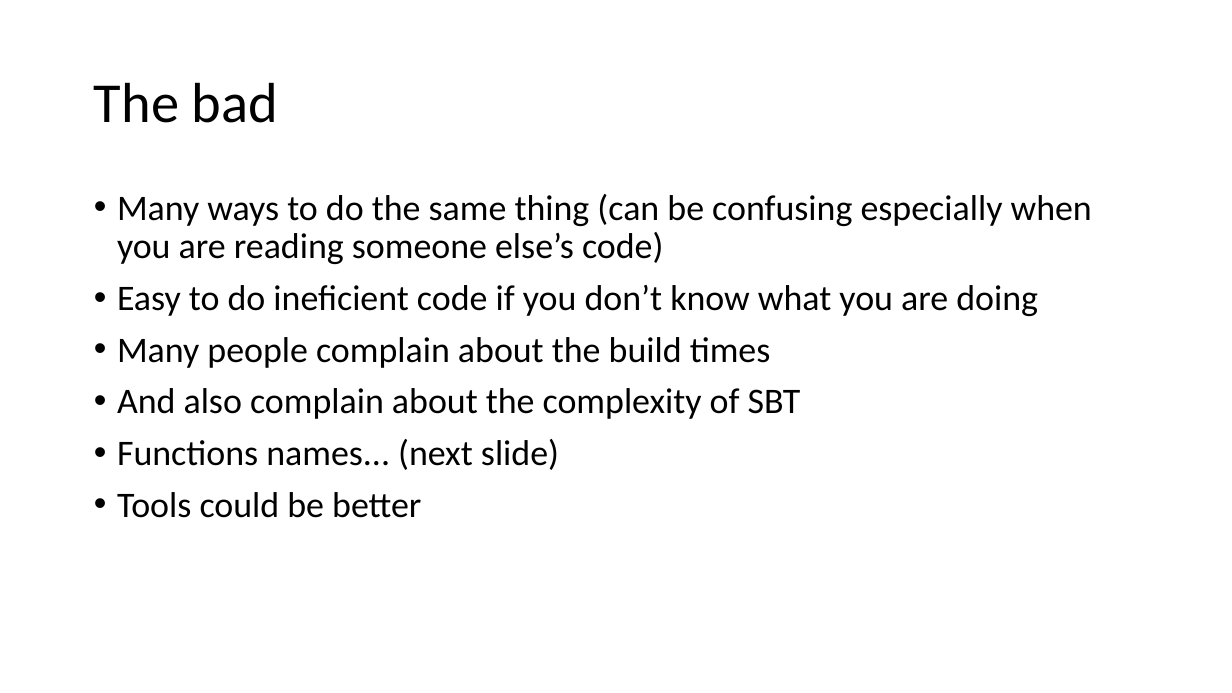
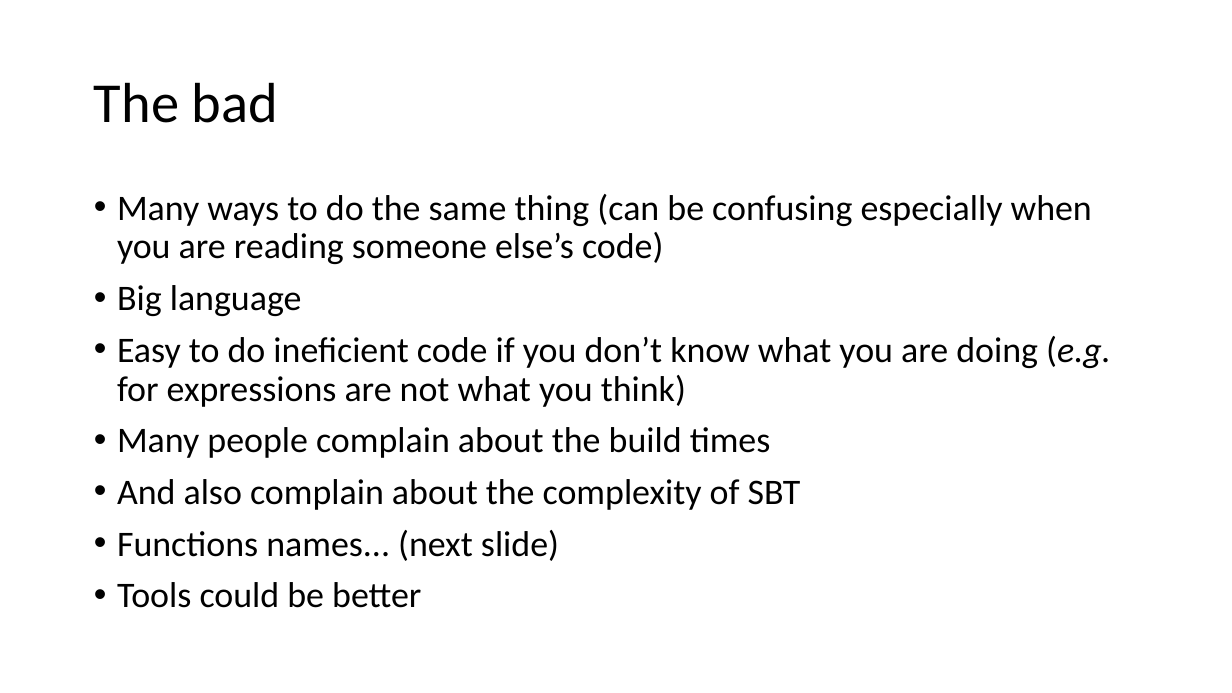
Before and after one commit to alexandrejbr/Scala.FirstSteps.Demos, a slide deck: slide 30 of Scala First Steps.pptx (slide 29 before the commit). Drawn at 1232x693 pixels with LibreOffice and Linux fonts; fonts in the diff are those of the drawing. Boxes give left, top, right and bottom in pixels: in the first picture for what was removed or moved away, otherwise in the second. Text is boxed around its words. In the diff, an @@ line names an element or a change of style, - is before the commit and + after.

Commit message:
presentation updated

```diff
--- a/Scala First Steps.pptx
+++ b/Scala First Steps.pptx
@@ text at <box>117,285,1111,407</box>: text changed @@
-• Easy to do ineficient code if you don’t know what you are doing
+• Big language
+• Easy to do ineficient code if you don’t know what you are doing (e.g. for expressions are not what you think)
```
Also in this commit, not shown: 4 other slides changed, 1 slide added.
